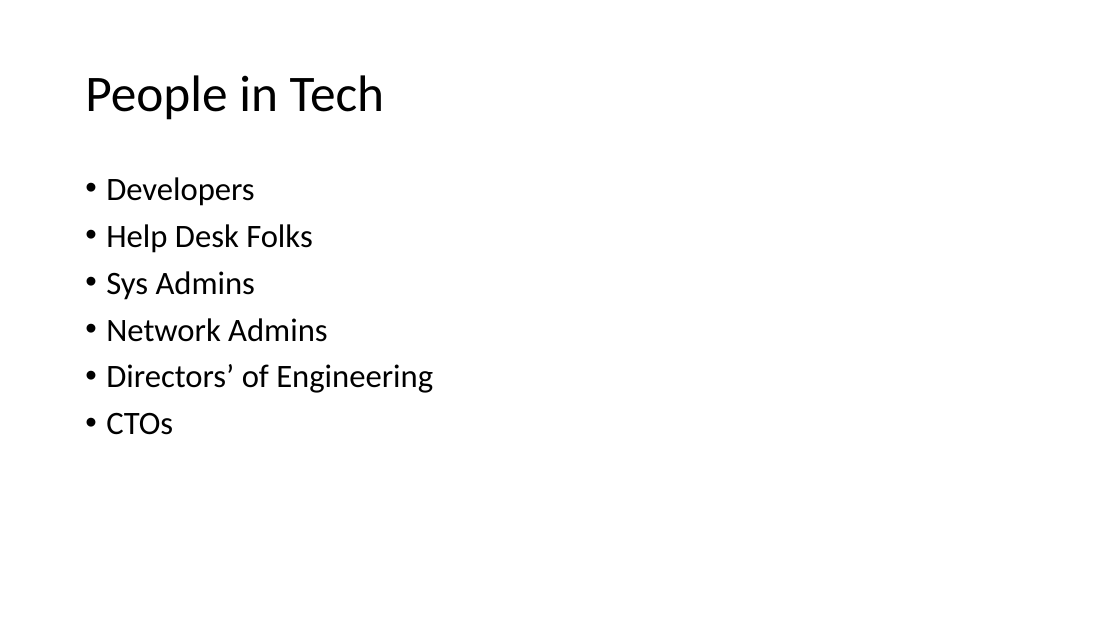
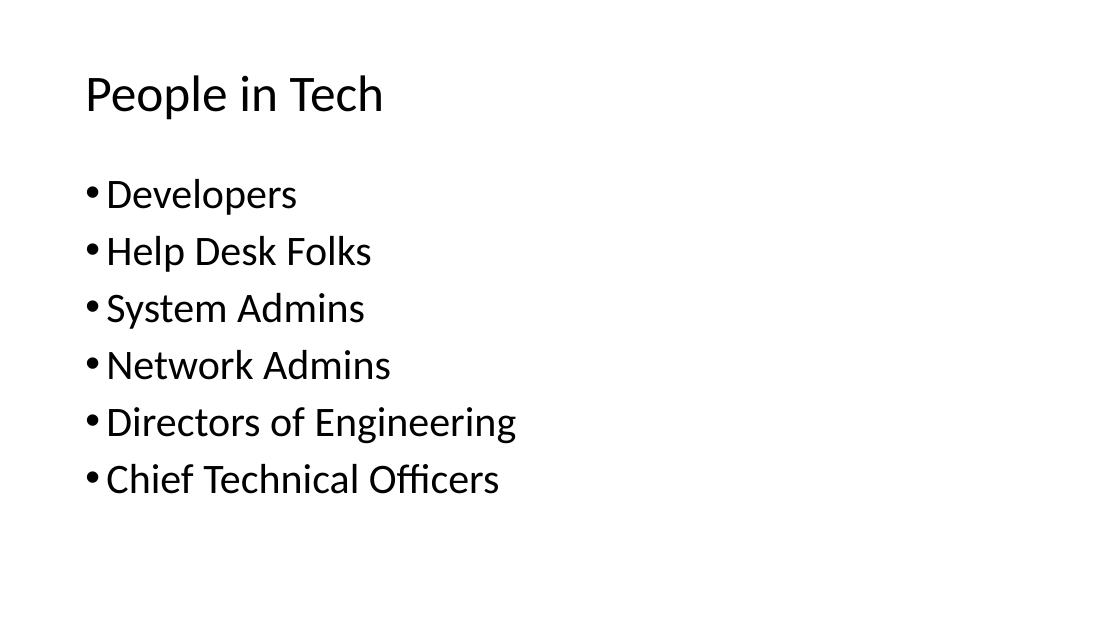
Before and after one commit to ryancheley/dcus-2024, a slide deck: slide 45 of Presentation.pptx (slide 39 before the commit). Drawn at 1120x630 pixels with LibreOffice and Linux fonts; fonts in the diff are those of the drawing. Boxes give left, top, right and bottom in pixels: in the first picture for what was removed or moved away, otherwise in the second. Text is boxed around its words. In the diff, an @@ line names an element or a change of style, - is before the commit and + after.

```diff
--- a/Presentation.pptx
+++ b/Presentation.pptx
@@ text at [106, 179, 391, 380]: size 28 to 36 pt in "Developers", "Help Desk Folks", "Network Admins" @@
@@ text at [106, 293, 365, 329]: text changed; size 28 to 36 pt @@
-• Sys Admins
+• System Admins
@@ text at [106, 407, 517, 494]: text changed; size 28 to 36 pt @@
-• Directors’ of Engineering
-• CTOs
+• Directors of Engineering
+• Chief Technical Officers
```
Also in this commit, not shown: 36 other slides changed, 13 slides added, 5 slides removed, 4 other files.
